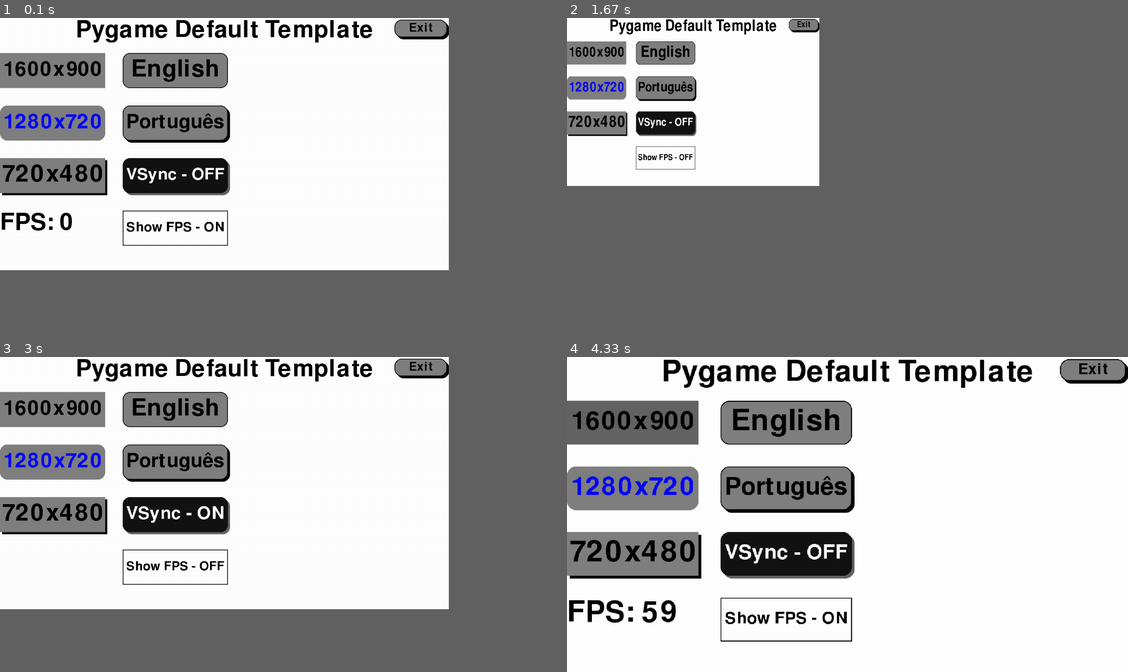
Above: before the commit, frames 1-4 (two rows, left to right).
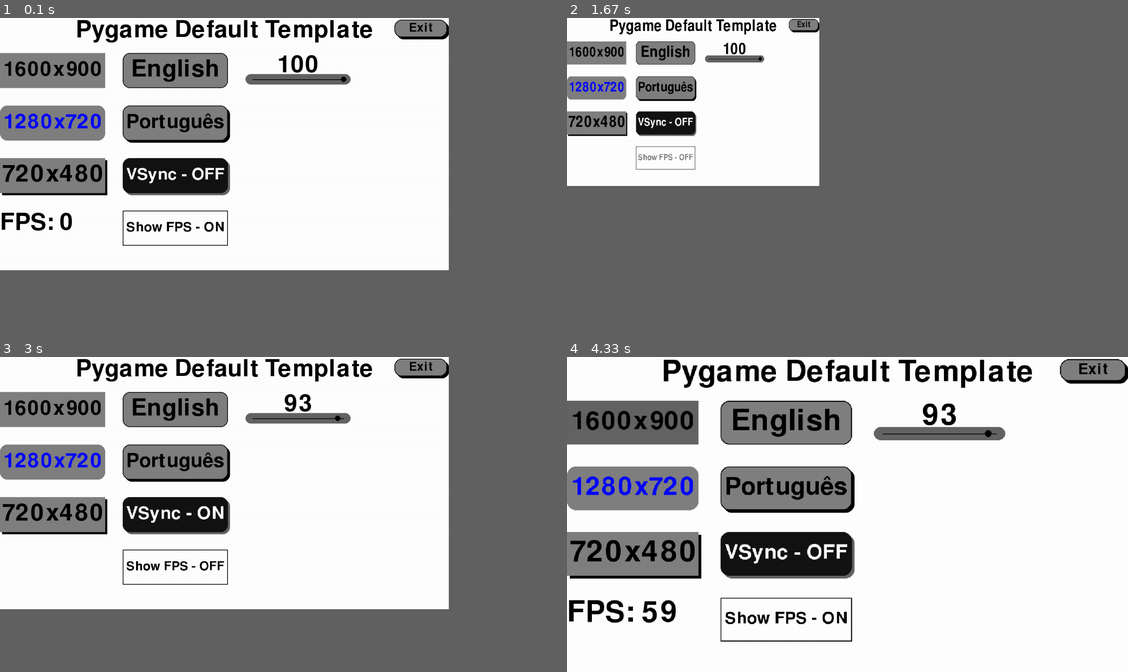
Above: after the commit, the same moments.

Repository: smuriluu/Pygame-Default-Template
Game: pygame game, started from main.py
Same seed, same stepped clock (60 frames per second), same inputs: the game is played once before the commit and once after it.
Inputs (mouse positions are in pixels of both pictures, inside the frame that each line leads up to):
- Up to frame 1 (0.1 s): no input
- Up to frame 2 (1.67 s): press the mouse at (617, 175) at 0.37 s; move the mouse to (696, 125) at 0.47 s; release the mouse at (774, 74) at 0.6 s; press the mouse at (617, 121) at 0.7 s; move the mouse to (623, 169) at 0.8 s; release the mouse at (634, 216) at 0.93 s; press the mouse at (617, 121) at 1.03 s; move the mouse to (634, 147) at 1.13 s; release the mouse at (651, 172) at 1.27 s; press the mouse at (662, 156) at 1.37 s; move the mouse to (673, 159) at 1.47 s; release the mouse at (684, 162) at 1.6 s
- Up to frame 3 (3 s): press the mouse at (28, 426) at 1.7 s; move the mouse to (78, 445) at 1.8 s; release the mouse at (123, 464) at 1.93 s; press the mouse at (28, 391) at 2.03 s; move the mouse to (112, 445) at 2.13 s; release the mouse at (196, 501) at 2.27 s; press the mouse at (28, 391) at 2.37 s; move the mouse to (44, 413) at 2.47 s; release the mouse at (56, 432) at 2.6 s; press the mouse at (28, 391) at 2.7 s; move the mouse to (185, 401) at 2.8 s; release the mouse at (336, 413) at 2.93 s
- Up to frame 4 (4.33 s): press the mouse at (617, 460) at 3.03 s; move the mouse to (662, 495) at 3.13 s; release the mouse at (707, 530) at 3.27 s; press the mouse at (987, 366) at 3.37 s; move the mouse to (853, 464) at 3.47 s; release the mouse at (718, 561) at 3.6 s; press the mouse at (987, 366) at 3.7 s; move the mouse to (914, 442) at 3.8 s; release the mouse at (841, 520) at 3.93 s; press the mouse at (740, 410) at 4.03 s; move the mouse to (707, 404) at 4.13 s; release the mouse at (667, 401) at 4.27 s

The runs differ from the first frame. In frame 1, 0.8% of the frame differs, in the area x 43-63%, y 11-22%; in frame 2, 0.4%; in frame 3, 0.8%; in frame 4, 1.2%, in the area x 54-79%, y 14-27%.

Commit message:
Add Slider class implementation with functionality for drawing, interaction, and smooth/discrete pointer movement

Diff:
--- a/scripts/button.py
+++ b/scripts/button.py
@@ -2,68 +2,147 @@
 from scripts.text import TextButton
 
 class Button(TextButton):
-    def __init__(self, screen, pos, size=(300, 100), textColor=(0,0,0), textHoverColor=(0,0,0), textAntialias=True, textFont=None, textFontSize=100, buttonColor=(128,128,128), buttonHoverColor=(100,100,100), shadowSize=(0,0), shadowColor=(0,0,0), border=-1, borderColor=(0,0,0), borderRadius=0, transparency=0):
-        super().__init__(screen, textColor, textAntialias, textFont, textFontSize)
+    def __init__(self, screen, pos, size=(300, 100), text_color=(0,0,0), text_hover_color=(0,0,0), text_antialias=True, text_font=None, text_font_size=100, button_color=(128,128,128), button_hover_color=(100,100,100), shadow_size=(0,0), shadow_color=(0,0,0), border=-1, border_color=(0,0,0), border_radius=0, transparency=0):
+        super().__init__(screen, text_color, text_antialias, text_font, text_font_size)
         self.screen = screen
         self.pos = pos
 
         # Create the button rect.
-        self.buttonRect = pygame.Rect(0, 0, size[0], size[1])
-        self.buttonRect.center = (pos[0], pos[1])
-        self.buttonX = self.buttonRect.x
-        self.buttonY = self.buttonRect.y
-        self.buttonColor = buttonColor
-        self.currentButtonColor = buttonColor
+        self.button_rect = pygame.Rect(0, 0, size[0], size[1])
+        self.button_rect.center = (pos[0], pos[1])
+        self.button_x = self.button_rect.x
+        self.button_y = self.button_rect.y
+        self.button_color = button_color
+        self.current_button_color = button_color
 
         # Create the shadown rect.
-        self.shadowRect = pygame.Rect(0,0,size[0], size[1])
-        self.shadowRect.center = (pos[0]+shadowSize[0], pos[1]+shadowSize[1])
-        self.shadowSize = shadowSize
-        self.shadowColor = shadowColor
+        self.shadow_rect = pygame.Rect(0,0,size[0], size[1])
+        self.shadow_rect.center = (pos[0]+shadow_size[0], pos[1]+shadow_size[1])
+        self.shadow_size = shadow_size
+        self.shadow_color = shadow_color
 
         # Border
         self.border = border # Border=-1: OFF / Border>1: ON
-        self.borderColor = borderColor
-        self.borderRadius = borderRadius
+        self.border_color = border_color
+        self.border_radius = border_radius
 
-        self.buttonHoverColor = buttonHoverColor
-        self.textHoverColor = textHoverColor
-        self.textCurrentColor = self.text_color
+        self.button_hover_color = button_hover_color
+        self.text_hover_color = text_hover_color
+        self.text_current_color = self.text_color
         self.transparency = transparency # Transparency=0: OFF / Transparency=-1: ON
         self.pressed = False
 
     def draw(self, text):
         # Draw Shadow
-        pygame.draw.rect(self.screen, self.shadowColor, self.shadowRect, border_radius=self.borderRadius, width=self.transparency)
+        pygame.draw.rect(self.screen, self.shadow_color, self.shadow_rect, border_radius=self.border_radius, width=self.transparency)
         # Draw Buttom
-        pygame.draw.rect(self.screen, self.currentButtonColor, self.buttonRect, border_radius=self.borderRadius, width=self.transparency)
+        pygame.draw.rect(self.screen, self.current_button_color, self.button_rect, border_radius=self.border_radius, width=self.transparency)
         # Draw border
-        pygame.draw.rect(self.screen, self.borderColor, self.buttonRect, border_radius=self.borderRadius, width=self.border)
+        pygame.draw.rect(self.screen, self.border_color, self.button_rect, border_radius=self.border_radius, width=self.border)
         # Write the specified text at the center of the rectangle, with the width of the rectangle as the maximum width.
-        self.write(text, (self.buttonRect.centerx, self.buttonRect.centery), self.buttonRect.width, center=True)
+        self.write(text, (self.button_rect.centerx, self.button_rect.centery), self.button_rect.width, center=True)
 
-    def click(self, aspectRatio):
-        mousePos = pygame.mouse.get_pos()
+    def click(self, aspect_ratio):
+        mouse_pos = pygame.mouse.get_pos()
         # Update the rectangle's position and size based on the aspect ratio.
-        updatedRect = pygame.Rect(self.buttonX*aspectRatio[0], self.buttonY*aspectRatio[1], self.buttonRect.width*aspectRatio[0], self.buttonRect.height*aspectRatio[1])
+        updated_rect = pygame.Rect(self.button_x*aspect_ratio[0], self.button_y*aspect_ratio[1], self.button_rect.width*aspect_ratio[0], self.button_rect.height*aspect_ratio[1])
         # Check if the mouse is within the updated rectangle.
-        if updatedRect.collidepoint(mousePos):
-            self.currentButtonColor = self.buttonHoverColor
-            self.textColor = self.textHoverColor
+        if updated_rect.collidepoint(mouse_pos):
+            self.current_button_color = self.button_hover_color
+            self.text_color = self.text_hover_color
             # If the left mouse button is pressed.
             if pygame.mouse.get_pressed()[0]:
-                self.buttonRect.center = (self.pos[0]+self.shadowSize[0], self.pos[1]+self.shadowSize[1])
+                self.button_rect.center = (self.pos[0]+self.shadow_size[0], self.pos[1]+self.shadow_size[1])
                 self.pressed = True
             else:
                 # If the pressed flag is True, it means the button was just released.
                 if self.pressed:
-                    self.buttonRect.center = (self.pos[0], self.pos[1])
+                    self.button_rect.center = (self.pos[0], self.pos[1])
                     self.pressed = False
                     # Return to indicate a click.
                     return True
         else:
-            self.buttonRect.center = (self.pos[0], self.pos[1])
-            self.currentButtonColor = self.buttonColor
-            self.textColor = self.textCurrentColor
+            self.button_rect.center = (self.pos[0], self.pos[1])
+            self.current_button_color = self.button_color
+            self.text_color = self.text_current_color
             self.pressed = False
             return False
+
+class Slider(Button):
+    def __init__(self, screen, pos, slider_value, size=(300, 30), multiplier=1, button_color = (100,100,100), button_hover_color = (100,100,100), border_radius = 20, padding = 20, pointer_radius = 8, smooth=True):
+        '''
+        Initializes the Slider object, which inherits from the Button class.
+
+        Parameters:
+        - screen: The Pygame screen to draw the slider on;
+        - pos: Tuple containing the x and y position of the slider;
+        - slider_value: Initial value of the slider (0 to 100);
+        - size: Size of the slider as a tuple (width, height). Default is (300, 30);
+        - multiplier: Multiplier for scaling the slider's value. Default is 1;
+        - button_color: Color of the slider's button area. Default is (100, 100, 100);
+        - button_hover_color: Hover color for the slider's button. Default is (100, 100, 100);
+        - border_radius: Radius for the slider's button corners. Default is 20;
+        - padding: Padding on the left and right sides of the slider. Default is 20;
+        - pointer_radius: Radius of the slider pointer. Default is 8;
+        - smooth: Boolean to determine if the slider moves smoothly or in discrete steps. Default is True.
+        '''
+        super().__init__(screen, pos, size, button_color=button_color, button_hover_color=button_hover_color, border_radius=border_radius)
+        # Space on either side of the slider line.
+        self.padding = padding
+        # Size of the pointer (circle).
+        self.pointer_radius = pointer_radius
+        # Scaling factor for slider values.
+        self.multiplier = multiplier
+        # Determines smooth or discrete pointer movement.
+        self.smooth = smooth
+        # Calculate the initial pointer position based on the slider value.
+        self.pointer_pos = int(((self.button_rect.width - self.padding*2) * slider_value / 100) / multiplier) + self.padding
+
+    def draw_slider(self):
+        '''
+        Draws the slider on the screen.
+
+        Draws the button using the parent draw method;
+        Draws a horizontal line for the slider's track;
+        Draws a circular pointer to represent the current slider value.
+        '''
+        # Draw the slider's button
+        self.draw('')
+        # Line width for the slider track.
+        pygame.draw.line(self.screen, (0,0,0), (self.button_x + self.padding, self.button_y+self.button_rect.height/2), (self.button_rect.width - self.padding + self.button_x, self.button_rect.height/2 + self.button_y), width=2)
+        # Draw the slider pointer as a circle
+        pygame.draw.circle(self.screen, (0,0,0), (self.button_x + self.pointer_pos, self.button_y+self.button_rect.height/2), radius=self.pointer_radius)
+
+    def click_slider(self, aspect_ratio):
+        '''
+        Handles mouse interaction with the slider.
+
+        Parameters:
+        - aspect_ratio: A tuple (x_scale, y_scale) to adjust for screen resizing.
+
+        Returns:
+        - True if the slider was clicked and value was updated;
+        - False otherwise.
+        '''
+        # Get the current mouse position.
+        mouse_pos = pygame.mouse.get_pos()
+        # Adjust the slider's clickable area based on the aspect ratio.
+        updated_rect = pygame.Rect((self.button_x + self.padding)*aspect_ratio[0], self.button_y*aspect_ratio[1], (self.button_rect.width-self.padding*2)*aspect_ratio[0], self.button_rect.height*aspect_ratio[1])
+        # Check if the mouse is within the slider's clickable area.
+        if updated_rect.collidepoint(mouse_pos):
+            # Check if the left mouse button is pressed.
+            if pygame.mouse.get_pressed()[0]:
+                # Update the pointer position relative to the mouse.
+                self.pointer_pos =  mouse_pos[0] - updated_rect.x
+                # Calculate the slider value based on the pointer's position.
+                self.slider_value = round((self.pointer_pos*100/updated_rect.width)*self.multiplier)
+                if self.smooth:
+                    # Smooth pointer movement.
+                    self.pointer_pos = (self.pointer_pos + self.padding) / aspect_ratio[0]
+                else:
+                    # Discrete pointer movement.
+                    self.pointer_pos = int(((self.button_rect.width - self.padding*2) * self.slider_value / 100) / self.multiplier) + self.padding
+                # Slider value was updated.
+                return True
+        # Slider was not clicked or updated.
+        return False
--- a/scripts/menu.py
+++ b/scripts/menu.py
@@ -1,6 +1,6 @@
 import pygame
 from scripts.text import Label
-from scripts.button import Button
+from scripts.button import Button, Slider
 
 class Menu():
     def __init__(self, game):
@@ -16,13 +16,14 @@
         # Create text and button objects.
         self.text = Label(self.menu_screen)
         self.button1 = Button(self.menu_screen, pos=(150, 150))
-        self.button2 = Button(self.menu_screen, pos=(150, 300), borderRadius=20, textColor=(0,0,255), textHoverColor=(255,0,0))
-        self.button3 = Button(self.menu_screen, pos=(150, 450), shadowSize=(6,6))
-        self.button4 = Button(self.menu_screen, pos=(500, 600), border=2, transparency=-1, textHoverColor=(128,128,128))
-        self.button5 = Button(self.menu_screen, pos=(500, 150), border=2, borderRadius=20)
-        self.button6 = Button(self.menu_screen, pos=(500, 300), borderRadius=20, shadowSize=(6,6), border=2)
-        self.button7 = Button(self.menu_screen, pos=(500, 450), borderRadius=20, shadowSize=(6,6), textColor=(255,255,255), textHoverColor=(255,255,255), buttonColor=(20,20,20), buttonHoverColor=(0,0,0), shadowColor=(100,100,100))
-        self.button8 = Button(self.menu_screen, pos=(1200, 30), size=(150, 50), textFontSize=50, borderRadius=20, shadowSize=(6,6), border=2)
+        self.button2 = Button(self.menu_screen, pos=(150, 300), border_radius=20, text_color=(0,0,255), text_hover_color=(255,0,0))
+        self.button3 = Button(self.menu_screen, pos=(150, 450), shadow_size=(6,6))
+        self.button4 = Button(self.menu_screen, pos=(500, 600), border=2, transparency=-1, text_hover_color=(128,128,128))
+        self.button5 = Button(self.menu_screen, pos=(500, 150), border=2, border_radius=20)
+        self.button6 = Button(self.menu_screen, pos=(500, 300), border_radius=20, shadow_size=(6,6), border=2)
+        self.button7 = Button(self.menu_screen, pos=(500, 450), border_radius=20, shadow_size=(6,6), text_color=(255,255,255), text_hover_color=(255,255,255), button_color=(20,20,20), button_hover_color=(0,0,0), shadow_color=(100,100,100))
+        self.button8 = Button(self.menu_screen, pos=(1200, 30), size=(150, 50), text_font_size=50, border_radius=20, shadow_size=(6,6), border=2)
+        self.slider = Slider(self.menu_screen, pos=(850, 175), slider_value=self.settings.audio_settings['main_volume'])
 
     def run(self):
         self.events()
@@ -63,6 +64,8 @@
         self.button7.draw(f'VSync - {status}')
         self.text.write(self.settings.game_texts['title'], (int(self.screen.WIDTH/2), 0), center_w=True)
         self.button8.draw(self.settings.game_texts['exit'])
+        self.slider.draw_slider()
+        self.text.write(self.settings.audio_settings['main_volume'], (850, 100), center_w=True)
 
     def inputs(self):
         # Handle button clicks.
@@ -86,3 +89,5 @@
             self.screen.resize_screen(self.settings.video_settings['width'], self.settings.video_settings['height'], self.settings.video_settings['vsync'])
         if self.button8.click(self.screen.aspect_ratio):
             self.game.running = False
+        if self.slider.click_slider(self.screen.aspect_ratio):
+            self.settings.set_settings('audio', 'main_volume', self.slider.slider_value)
